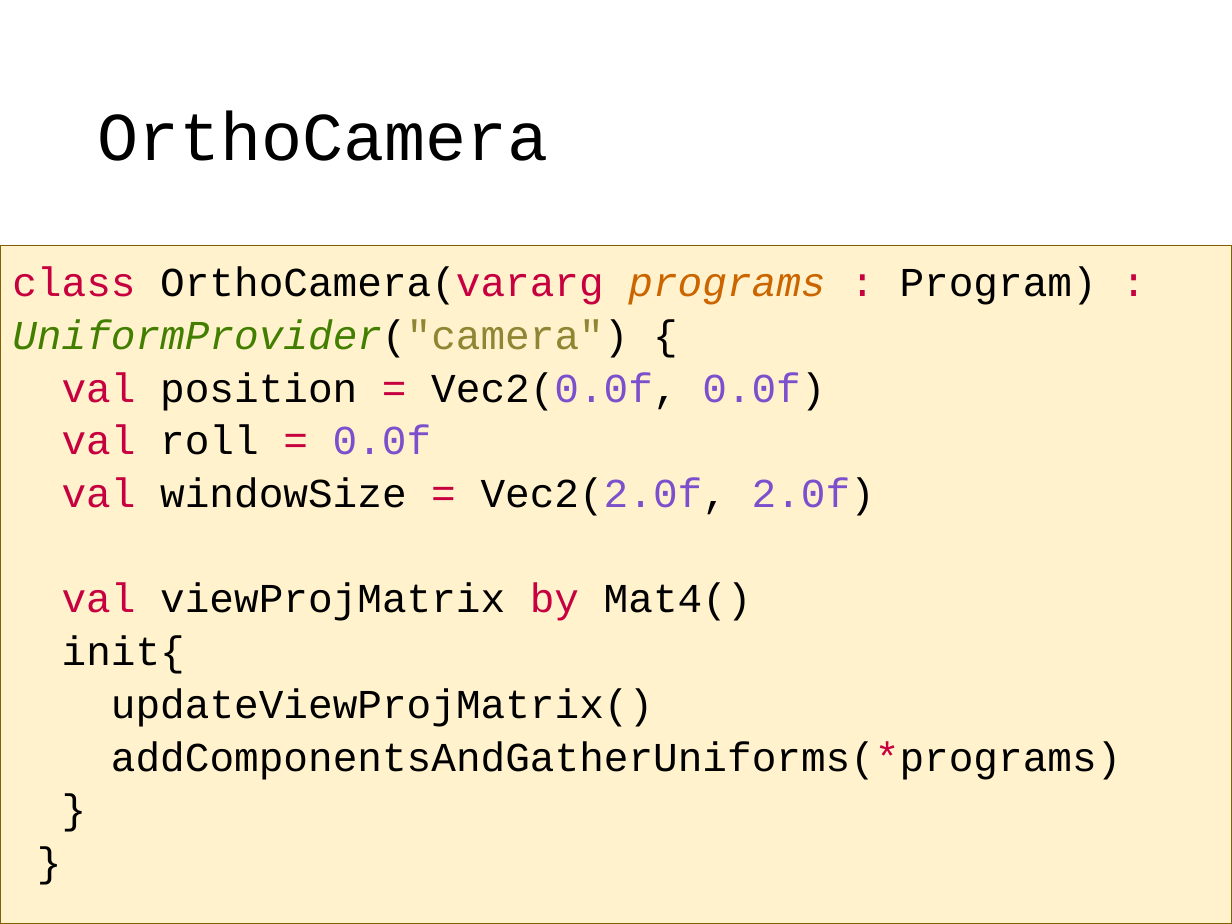
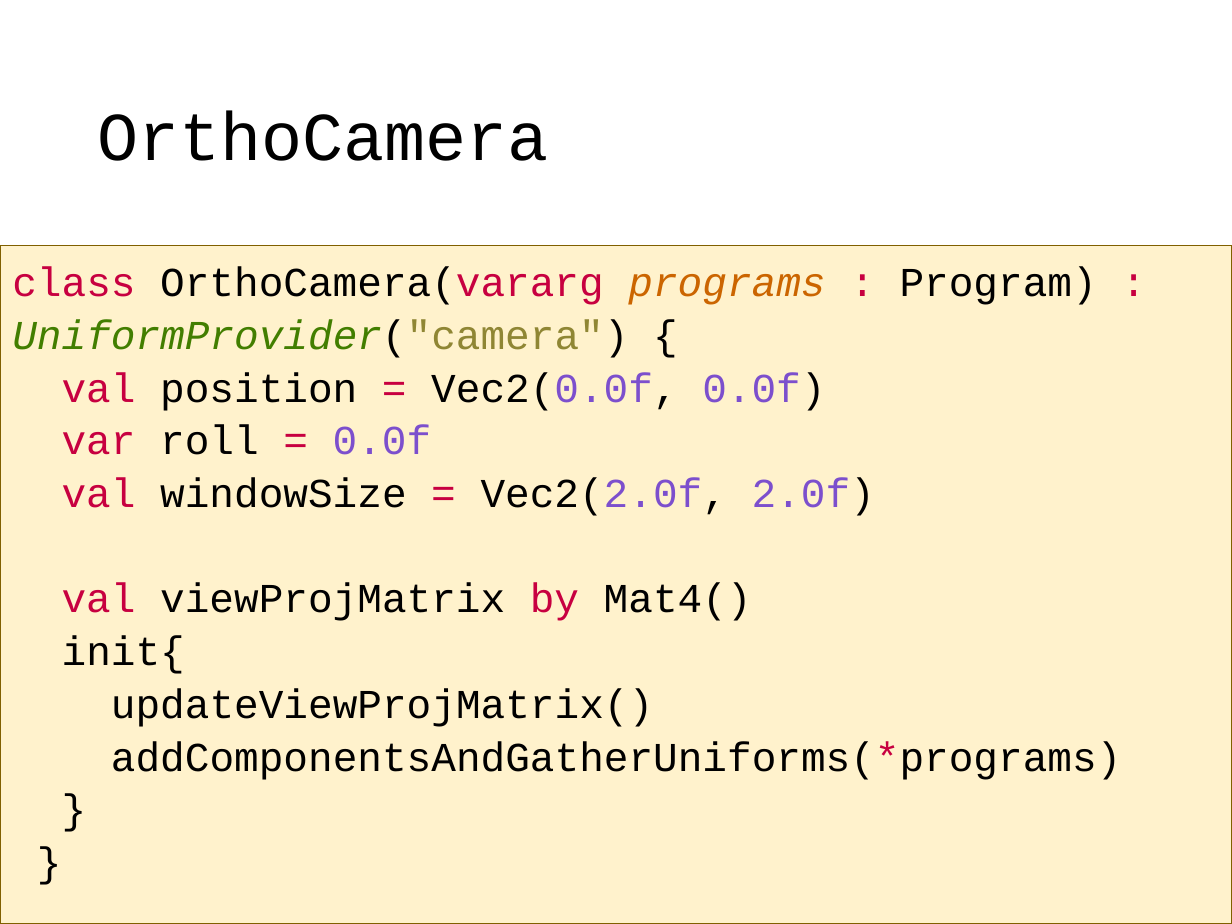
Before and after one commit to szecsi/kogfactory, a slide deck: slide 11 of projects/kog.020.040-ortho/3gre055_2Dcam.pptx. Drawn at 1232x924 pixels with LibreOffice and Linux fonts; fonts in the diff are those of the drawing. Boxes give left, top, right and bottom in pixels: in the first picture for what was removed or moved away, otherwise in the second. Text is boxed around its words. In the diff, an @@ line names an element or a change of style, - is before the commit and + after.

```diff
--- a/projects/kog.020.040-ortho/3gre055_2Dcam.pptx
+++ b/projects/kog.020.040-ortho/3gre055_2Dcam.pptx
@@ text at (62, 425, 432, 455): text changed @@
-val roll = 0.0f
+var roll = 0.0f
```
Also in this commit, not shown: 2 other slides changed, 1 slide removed, 8 other files.
